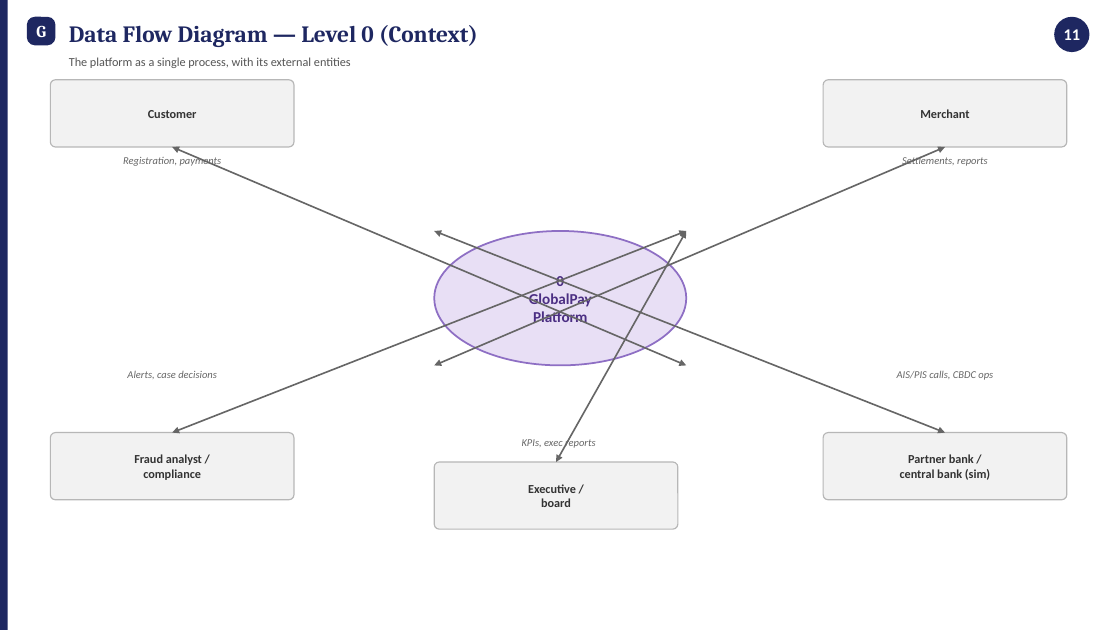
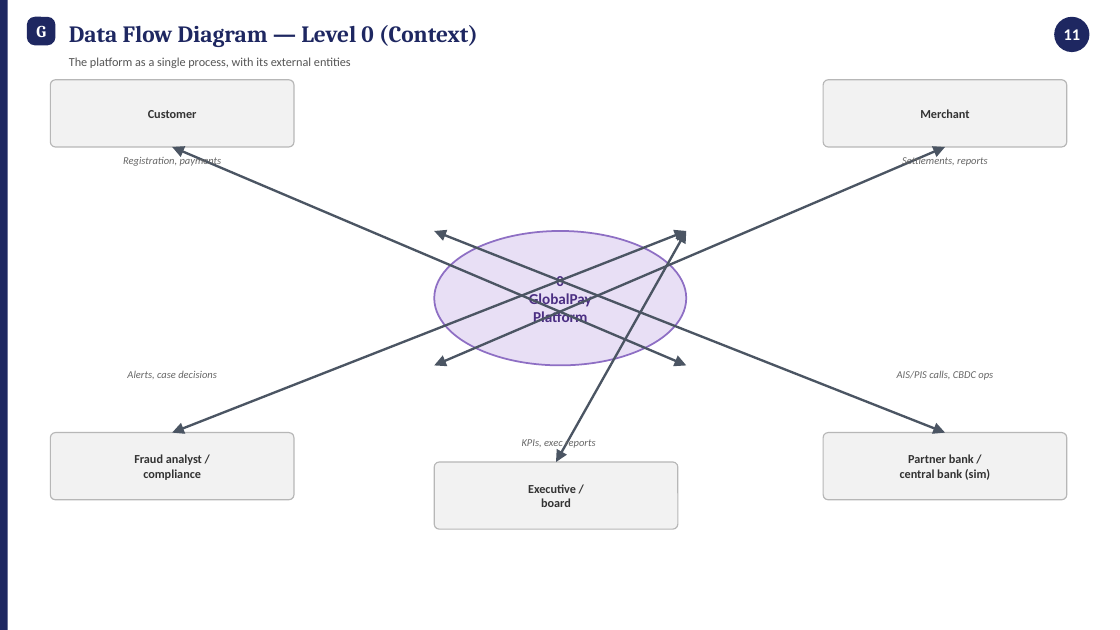
Before and after one commit to M-Abubakr04/GlobalPay_Fintech_Solution, a slide deck: slide 12 of docs/architecture/GlobalPay_Mandatory_Architecture_Deliverables.pptx. Drawn at 1120x630 pixels with LibreOffice and Linux fonts; fonts in the diff are those of the drawing. Boxes give left, top, right and bottom in pixels: in the first picture for what was removed or moved away, otherwise in the second. Text is boxed around its words. In the diff, an @@ line names an element or a change of style, - is before the commit and + after.

```diff
--- a/docs/architecture/GlobalPay_Mandatory_Architecture_Deliverables.pptx
+++ b/docs/architecture/GlobalPay_Mandatory_Architecture_Deliverables.pptx
@@ double arrow (172, 147) - (686, 365): stroke #666666 1.4 pt to #4B5563 2 pt @@
@@ double arrow (945, 147) - (434, 365): stroke #666666 1.4 pt to #4B5563 2 pt @@
@@ double arrow (172, 433) - (686, 231): stroke #666666 1.4 pt to #4B5563 2 pt @@
@@ double arrow (945, 433) - (434, 231): stroke #666666 1.4 pt to #4B5563 2 pt @@
@@ double arrow (556, 462) - (686, 231): stroke #666666 1.4 pt to #4B5563 2 pt @@
```
Also in this commit, not shown: 6 other slides changed, 1 other file.
